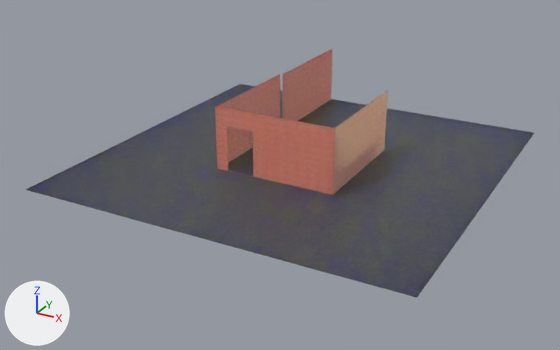
What one commit did to the Blender file Assets/Models/Scenery/Bancada.blend.
Both versions are drawn from a 50 mm lens placed at (46.6, -93.3, 44.9), pointed at (-4.9, 0.3, -1.9). Arrows for +X, +Y and +Z are at lower left; the lights stay in place.

Objects in the first picture: 'Chão', 'Corredor', 'Parede da esquerda', 'Parede da frente', 'Parede de trás'.
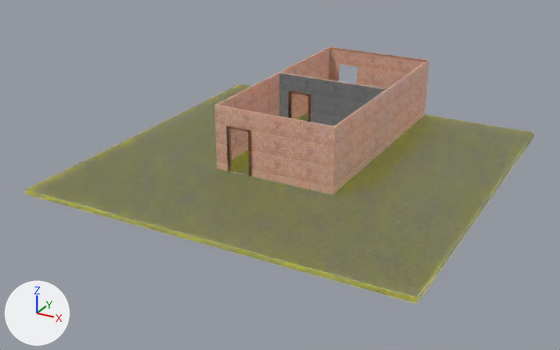
What differs and where, as boxes [x1, y1, x2, y2] in the pictures (560 x 350 px):
'Chão', reshaped: before [26, 84, 534, 297]; after [26, 84, 534, 303]
'Paredes', added: after [215, 47, 429, 195]
'Parede da esquerda', deleted: before [215, 106, 335, 195]
'Parede de trás', deleted: before [332, 91, 388, 194]
'Corredor', deleted: before [282, 48, 333, 121]
'Parede da frente', deleted: before [216, 74, 280, 169]
'Moldura', shown: after [226, 126, 252, 177]
'Moldura.001', shown: after [288, 91, 312, 122]
part 1 of me_plane, added (yellow): after [26, 134, 534, 303]

Edits to the bpy script that builds the scene:
```text
Add mat_material:
    mat_material = bpy.data.materials.new('Material')
    # colours: red #e75552
    # uses the picture img_wall_texture_jpg
Change me_plane:
    used by ob_chão; location = (-3.3, 4.3, -0.4); scale = (28.6, 28.6, 28.6)
    verts and faces of me_plane; kept vertices keep their numbers, new ones are numbered from 4
    before: 0 (-1.0, -1.0, 0.0) at pixel (25, 189), 1 (1.0, -1.0, 0.0) at pixel (417, 297), 2 (-1.0, 1.0, 0.0) at pixel (240, 83), 3 (1.0, 1.0, 0.0) at pixel (534, 132)
    remove me_plane.from_pydata(...)  # 4 vertices, 1 face; spans x -1.0..1.0, y -1.0..1.0, z 0.0
    add me_plane.from_pydata(...)  # 8 vertices, 6 faces; spans x -1.0..1.0, y -1.0..1.0, z -0.03..0.0
    me_plane part 1
    add for new, old in zip([*range(4, 8)], [*range(0, 4)]): verts[new] = verts[old] + (0.0, 0.0, -0.03)
    add faces += [(4, 6, 7, 5), (1, 5, 7, 3), (0, 2, 6, 4), (2, 3, 7, 6), (0, 4, 5, 1)]
Add me_cube_003:
    me_cube_003.from_pydata(...)  # 56 vertices, 36 faces; spans x -1.0..1.0, y -1.0..3.0, z -1.0..1.0
    me_cube_003.materials.append(mat_material)
Remove ob_parede_da_frente:
    ob_parede_da_frente = bpy.data.objects.new('Parede da frente', me_plane_003)
    ob_parede_da_frente.location = (-12.3, 4.3, 4.2)
    ob_parede_da_frente.rotation_euler = (0.0, 1.571, 0.0)  # degrees (0, 90, 0)
    ob_parede_da_frente.scale = (5.11, 9.47, 9.47)
Remove ob_parede_da_esquerda:
    ob_parede_da_esquerda = bpy.data.objects.new('Parede da esquerda', me_plane_004)
    ob_parede_da_esquerda.location = (-12.3, 4.3, 4.2)
    ob_parede_da_esquerda.rotation_euler = (0.0, 1.571, 0.0)  # degrees (0, 90, 0)
    ob_parede_da_esquerda.scale = (5.11, 9.47, 9.47)
Remove ob_parede_de_trás:
    ob_parede_de_trás = bpy.data.objects.new('Parede de trás', me_plane_005)
    ob_parede_de_trás.location = (-12.0, 4.3, 4.2)
    ob_parede_de_trás.rotation_euler = (0.0, 1.571, 0.0)  # degrees (0, 90, 0)
    ob_parede_de_trás.scale = (5.11, 9.47, 9.47)
Change ob_moldura:
    remove ob_moldura.hide_set(True)
Change ob_moldura_001:
    ob_moldura_001.location: (-6.7, 13.5, 3.1) -> (-6.7, 13.7, 3.1)
    remove ob_moldura_001.hide_set(True)
Remove ob_corredor:
    ob_corredor = bpy.data.objects.new('Corredor', me_plane_001)
    ob_corredor.location = (-11.8, 23.2, 4.2)
    ob_corredor.rotation_euler = (0.0, 1.571, 0.0)  # degrees (0, 90, 0)
    ob_corredor.scale = (5.11, 9.47, 9.47)
Add ob_paredes:
    ob_paredes = bpy.data.objects.new('Paredes', me_cube_003)
    ob_paredes.location = (-3.1, 4.3, 4.2)
    ob_paredes.scale = (9.46, 9.46, 5.3)
```
